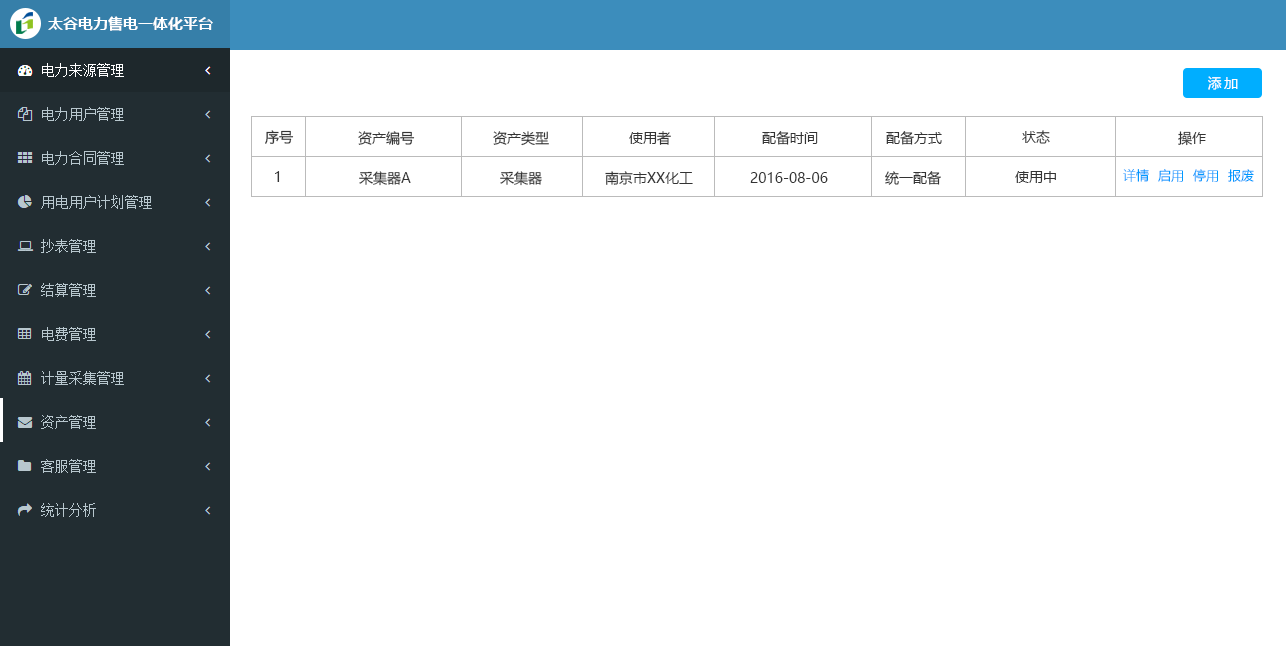
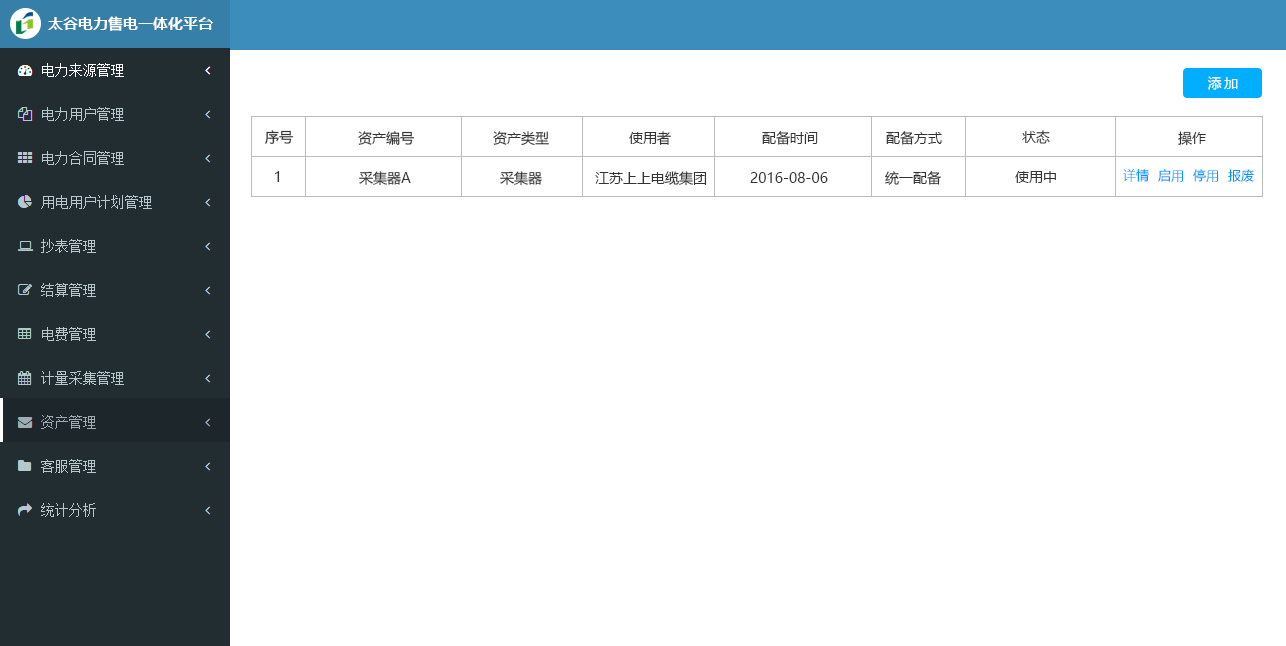
Comparing the layer stacks of the two (1286, 646) images. Changes:
added group "active" with 2 layers in group "1" over [0, 48, 230, 442]
added layer "active all" (multiply) in group "active" over [3, 398, 230, 442]
added layer "one" in group "active" over [0, 48, 230, 92]
renamed "南京市XX化工" to "江苏上上电缆集团", painted on it over [595, 171, 707, 186]
